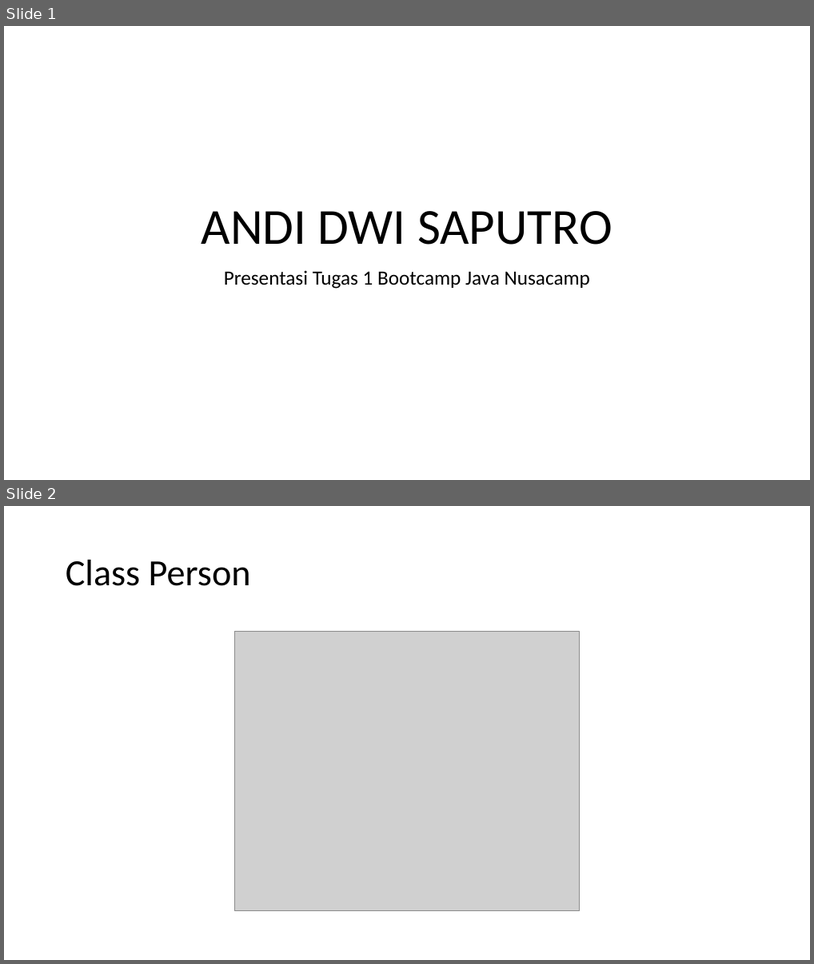
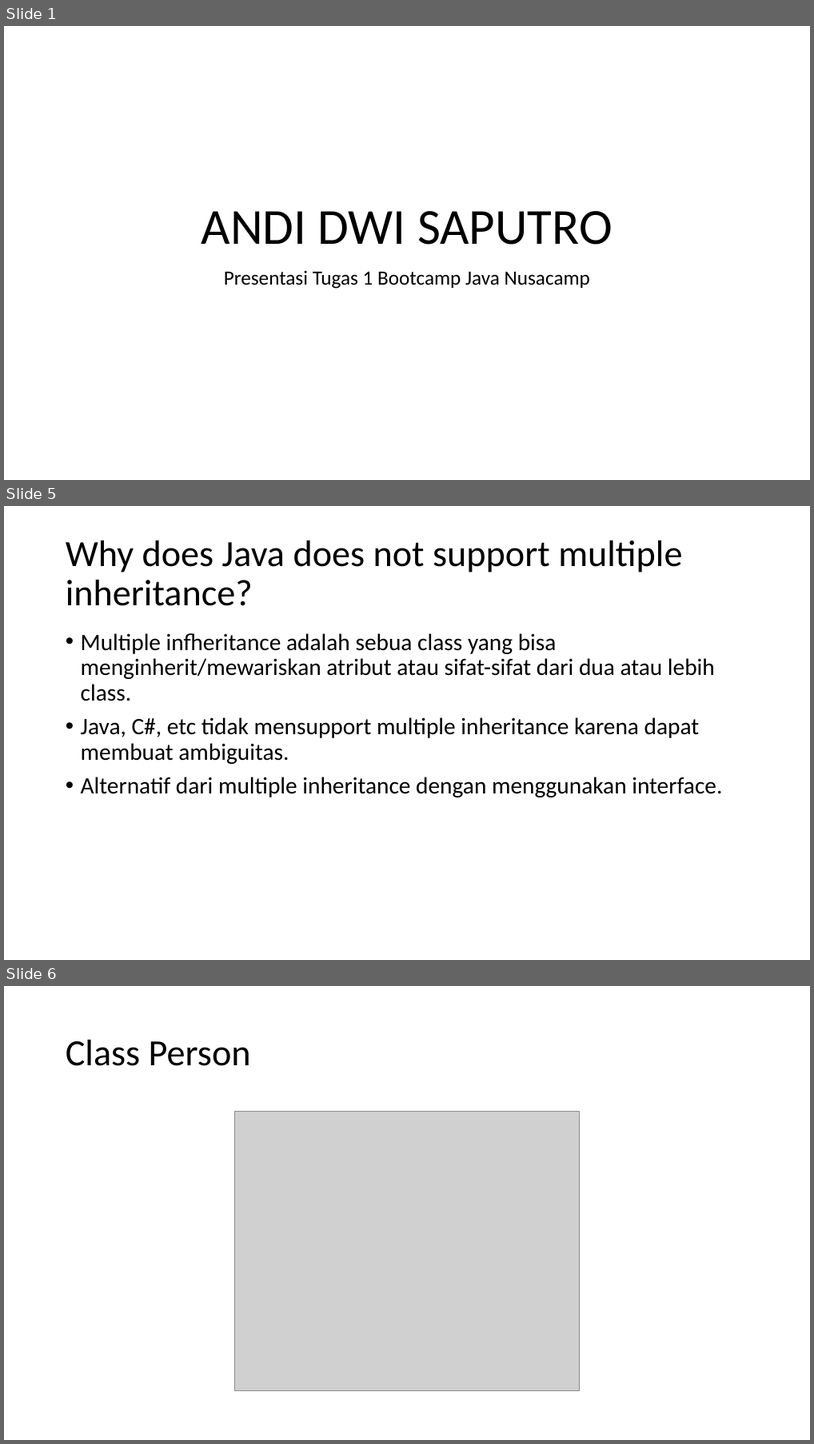
Before and after one commit to andiads/Nusacamp, a slide deck: ANDI DWI SAPUTRO.pptx. Shown one above the other, each under a label of ours: slides 1 and 2 before the commit, slides 1, 5 and 6 after it; the slides between them are not shown. The pictures are 814x964 and 814x1444 pixels, drawn with LibreOffice and Linux fonts; fonts in the diff are those of the drawing; grey boxes stand for pictures. Boxes give left, top, right and bottom in pixels: in the first picture for what was removed or moved away, otherwise in the second. Text is boxed around its words. In the diff, an @@ line names an element or a change of style, - is before the commit and + after.

```diff
--- a/ANDI DWI SAPUTRO.pptx
+++ b/ANDI DWI SAPUTRO.pptx
@@ slide 5 added at bbox=[4, 506, 810, 960], background #FFFFFF @@
@@ title added at bbox=[66, 540, 682, 606], 44 pt, text #000000 @@
+Why does Java does not support multiple inheritance?
@@ text added at bbox=[81, 633, 722, 797], 28 pt, text #000000 @@
+• Multiple infheritance adalah sebua class yang bisa menginherit/mewariskan atribut atau sifat-sifat dari dua atau lebih class.
+• Java, C#, etc tidak mensupport multiple inheritance karena dapat membuat ambiguitas.
+• Alternatif dari multiple inheritance dengan menggunakan interface.
@@ what was slide 2 is now slide 6 @@
```
Also in this commit, not shown: 3 other slides added.
